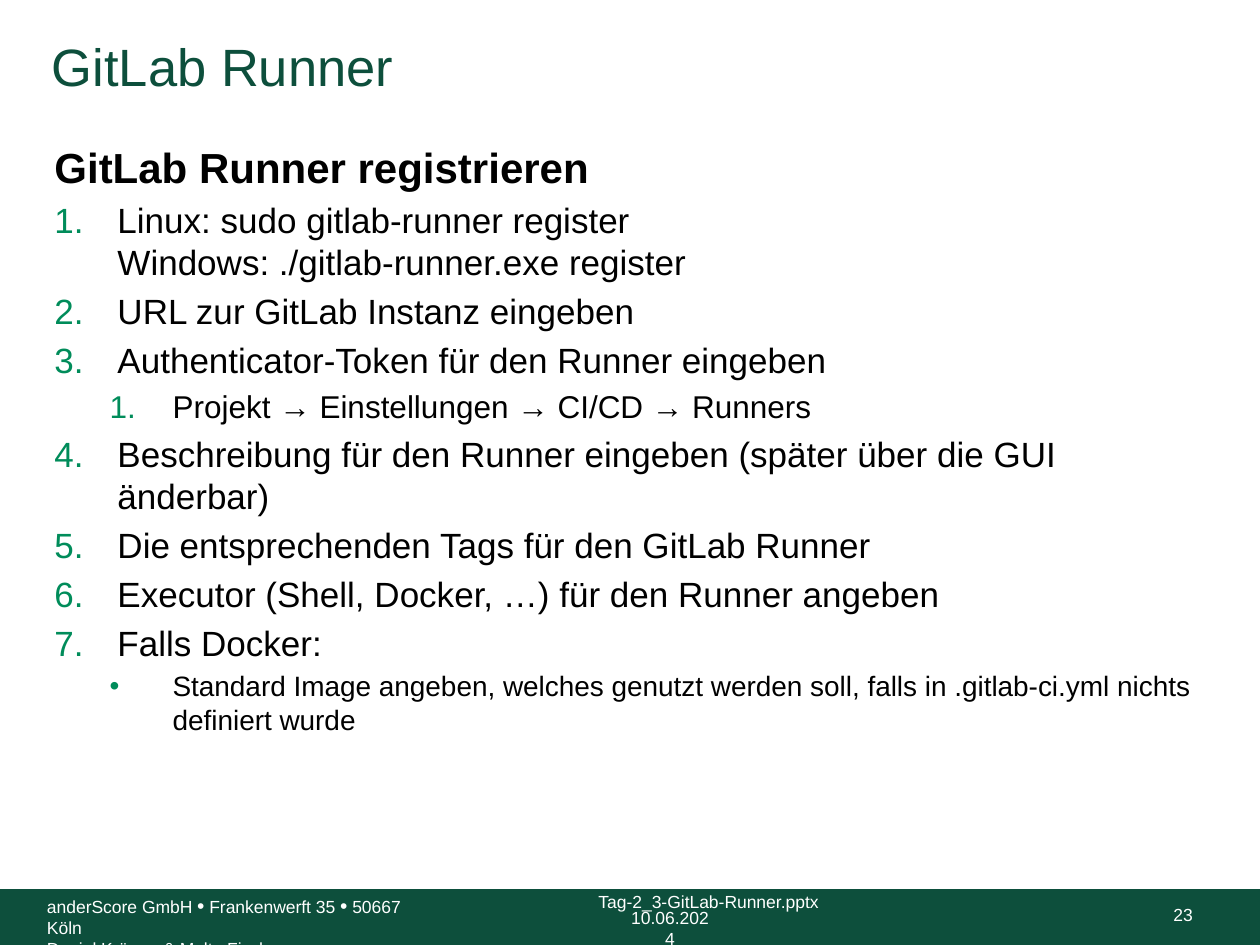
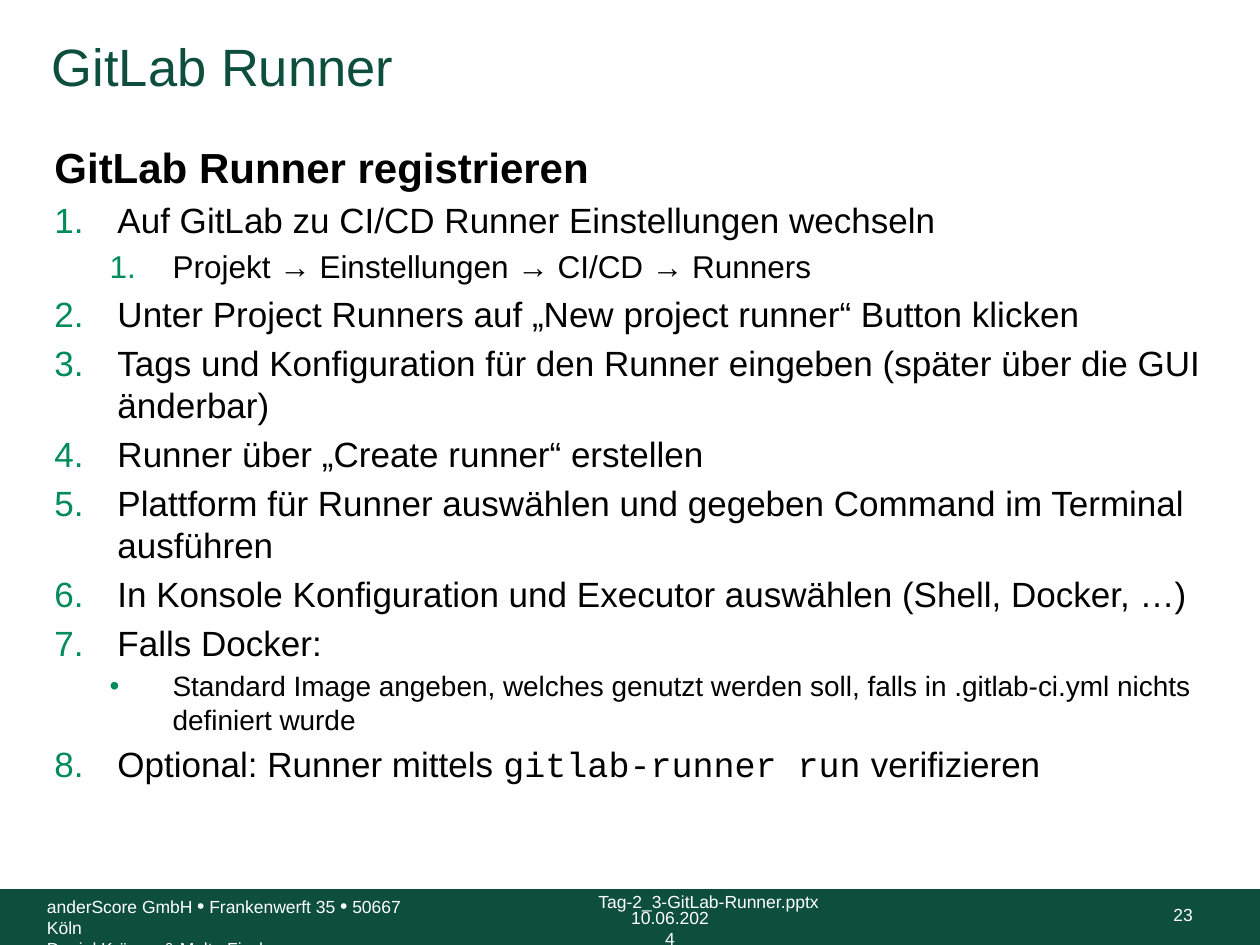
Before and after one commit to anderscore-gmbh/gitlab, a slide deck: slide 23 of slides/Tag-2_3-GitLab-Runner.pptx. Drawn at 1260x945 pixels with LibreOffice and Linux fonts; fonts in the diff are those of the drawing; background and template pictures are left out. Boxes give left, top, right and bottom in pixels: in the first picture for what was removed or moved away, otherwise in the second. Text is boxed around its words. In the diff, an @@ line names an element or a change of style, - is before the commit and + after.

Commit message:
Change runner creation in Tag-2_3 slides

```diff
--- a/slides/Tag-2_3-GitLab-Runner.pptx
+++ b/slides/Tag-2_3-GitLab-Runner.pptx
@@ text at <box>117,207,935,240</box>: text changed @@
-1. Linux: sudo gitlab-runner register
-   Windows: ./gitlab-runner.exe register
-2. URL zur GitLab Instanz eingeben
-3. Authenticator-Token für den Runner eingeben
+1. Auf GitLab zu CI/CD Runner Einstellungen wechseln
@@ text at <box>117,301,1200,613</box>: text changed @@
-4. Beschreibung für den Runner eingeben (später über die GUI änderbar)
-5. Die entsprechenden Tags für den GitLab Runner
-6. Executor (Shell, Docker, …) für den Runner angeben
+2. Unter Project Runners auf „New project runner“ Button klicken
+3. Tags und Konfiguration für den Runner eingeben (später über die GUI änderbar)
+4. Runner über „Create runner“ erstellen
+5. Plattform für Runner auswählen und gegeben Command im Terminal ausführen
+6. In Konsole Konfiguration und Executor auswählen (Shell, Docker, …)
@@ text at <box>117,751,1040,785</box>: paragraph added @@
+8. Optional: Runner mittels gitlab-runner run verifizieren
```
Also in this commit, not shown: 1 other file.
